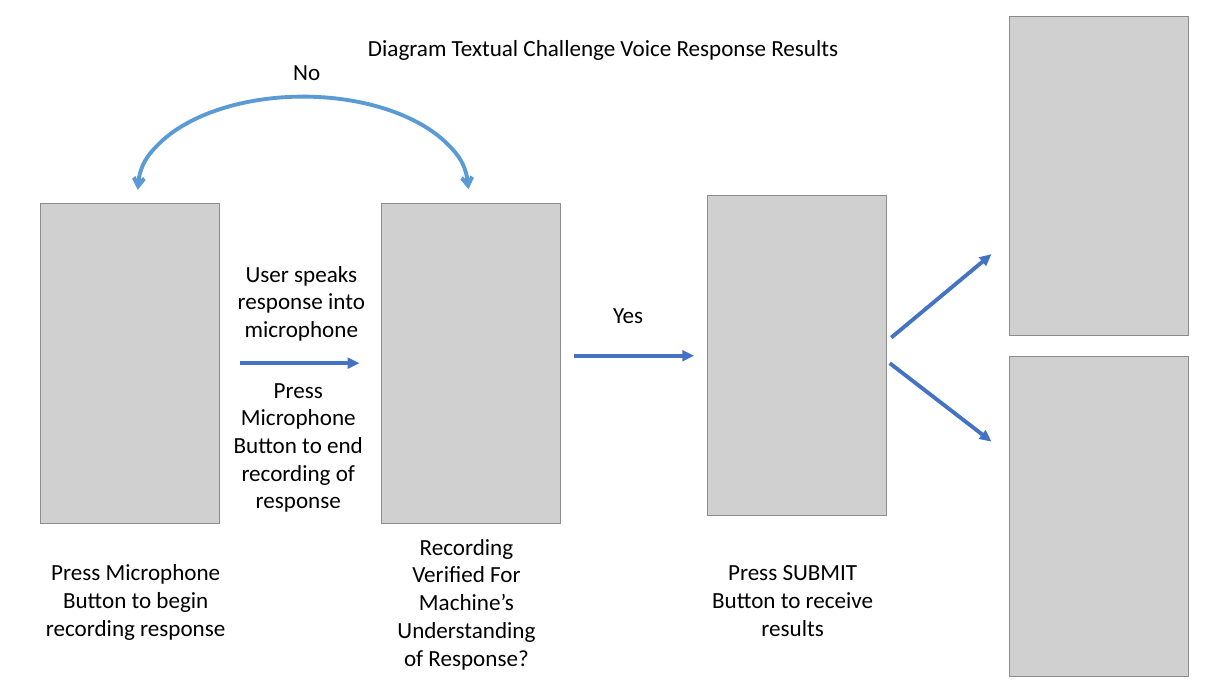
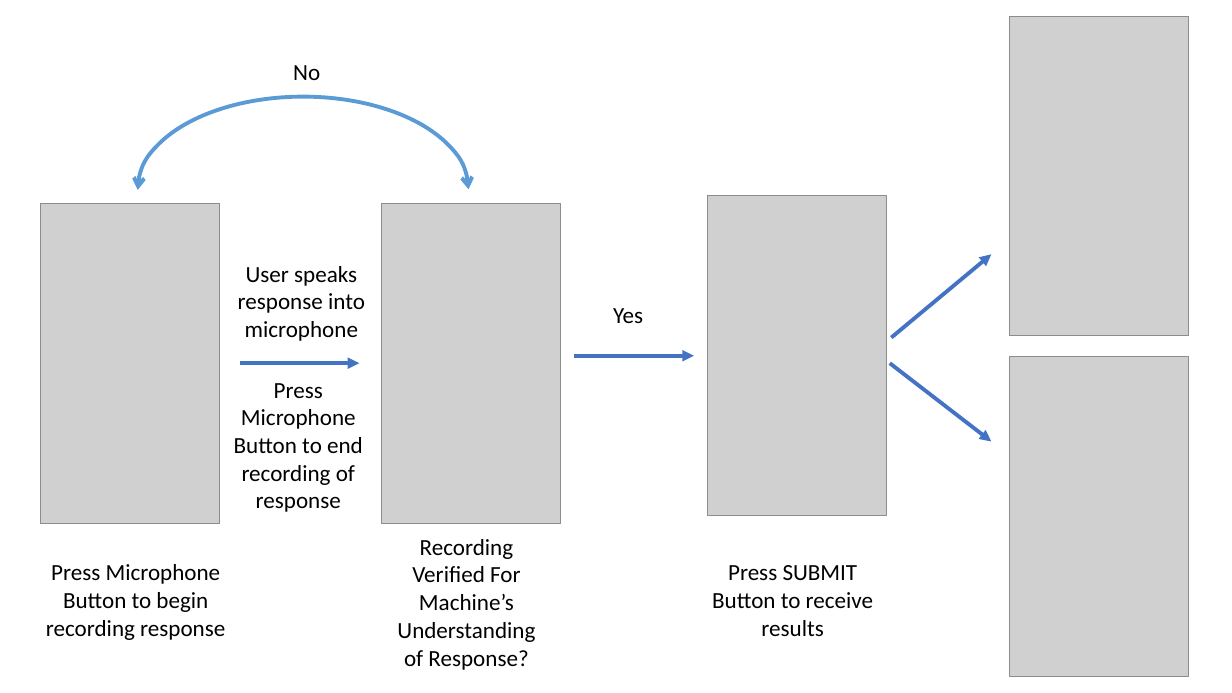
Before and after one commit to th99-NJIT/lts_doc, a slide deck: slide 1 of diagrams/textual_challenge_voice_response_results.pptx. Drawn at 1232x693 pixels with LibreOffice and Linux fonts; fonts in the diff are those of the drawing; grey boxes stand for pictures. Boxes give left, top, right and bottom in pixels: in the first picture for what was removed or moved away, otherwise in the second. Text is boxed around its words. In the diff, an @@ line names an element or a change of style, - is before the commit and + after.

```diff
--- a/diagrams/textual_challenge_voice_response_results.pptx
+++ b/diagrams/textual_challenge_voice_response_results.pptx
@@ text removed at [368, 40, 838, 60] @@
-Diagram Textual Challenge Voice Response Results
```
Also in this commit, not shown: 17 other files.
